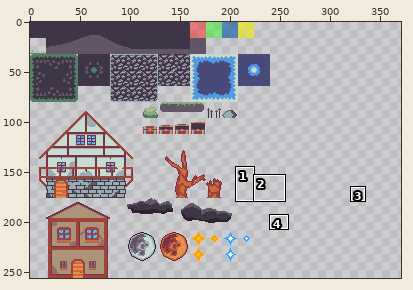
Sprite sheet -- Assets/Maps/tileset.png. Above, an overview of the earlier version with the close-up marked.
Close-up. The starting point:
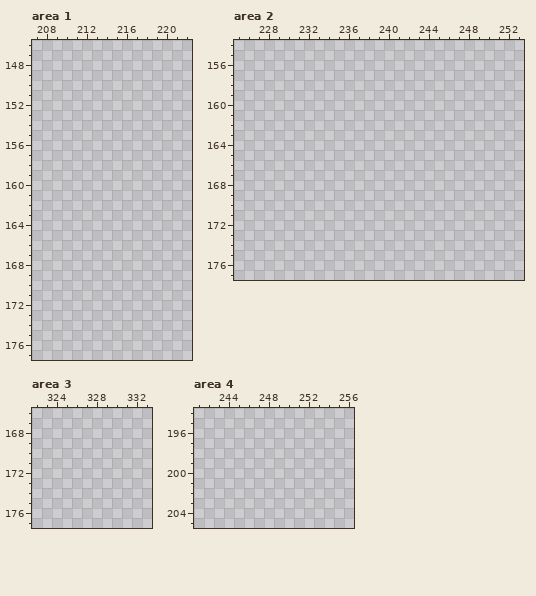
The file is 448x256 pixels. Pixels under 10% opacity are left out. Colours within 5 levels of each other are drawn and written as one. Shown: area 1: x 207..222, y 146..177; area 2: x 225..253, y 154..177; area 3: x 322..333, y 166..177; area 4: x 241..256, y 194..205. The wide view leaves out empty margins. The commit also changed other parts of the picture, which this record leaves out.
New version:
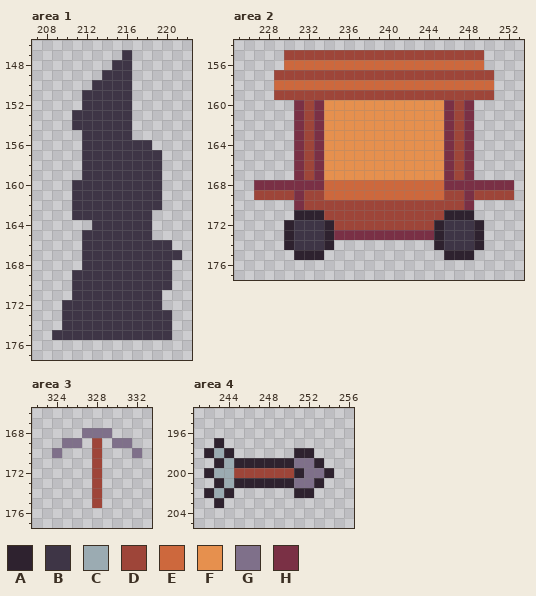
Palette (. is transparent): A #2e222f  B #3e3546  C #9babb2  D #9e4539  E #cd683d  F #e6904e  G #7f708a  H #7a3045
Difference:
Area 1:
The author put colour B in row 147 at x 216; in row 148 at x 215 to 216; in row 149 at x 214 to 216; in row 150 at x 213 to 216; in rows 151 to 152 at x 212 to 216; in rows 153 to 154 at x 211 to 216.
The author put colour B in row 155 at x 212 to 216; in row 156 at x 212 to 218; in rows 157 to 159 at x 212 to 219; in rows 160 to 162 at x 211 to 219; in row 163 at x 211 to 218; in row 164 at x 213 to 218.
The author put colour B in row 165 at x 212 to 218; in row 166 at x 212 to 220; in row 167 at x 212 to 221; in row 168 at x 212 to 220; in rows 169 to 170 at x 211 to 220; in row 171 at x 211 to 219.
The author put colour B in row 172 at x 210 to 219; in rows 173 to 174 at x 210 to 220; in row 175 at x 209 to 220.
Area 2:
The author put colour A in row 171 at x 231 to 233 and 246 to 248; in rows 172 to 174 at x 230, 234, 245 and 249; in row 175 at x 231 to 233 and 246 to 248.
The author put colour B in rows 172 to 174 at x 231 to 233 and 246 to 248.
The author put colour D in row 155 at x 230 to 249; in row 157 at x 229 to 250; in row 159 at x 229 to 250; in rows 160 to 167 at x 232 and 247; in row 169 at x 227 to 230, 232 to 233, 246 to 247 and 249 to 252; in row 170 at x 232 to 247.
The author put colour D in row 171 at x 234 to 245; in row 172 at x 235 to 244.
The author put colour E in row 156 at x 230 to 249; in row 158 at x 229 to 250; in rows 168 to 169 at x 234 to 245.
The author put colour F in rows 160 to 167 at x 234 to 245.
The author put colour H in rows 160 to 167 at x 231, 233, 246 and 248; in row 168 at x 227 to 233 and 246 to 252; in rows 169 to 170 at x 231 and 248; in row 173 at x 235 to 244.
Area 3:
The author put colour D in rows 169 to 175 at x 328.
The author put colour G in row 168 at x 327 to 329; in row 169 at x 325 to 326 and 330 to 331; in row 170 at x 324 and 332.
Area 4:
The author put colour A in row 197 at x 243; in row 198 at x 242, 244 and 251 to 252; in row 199 at x 243, 245 to 250 and 253; in row 200 at x 242, 251 and 254; in row 201 at x 243, 245 to 250 and 253; in row 202 at x 242, 244 and 251 to 252.
The author put colour A in row 203 at x 243.
The author put colour C in row 198 at x 243; in row 199 at x 244; in row 200 at x 243 to 244; in row 201 at x 244; in row 202 at x 243.
The author put colour D in row 200 at x 245 to 250.
The author put colour G in row 199 at x 251 to 252; in row 200 at x 252 to 253; in row 201 at x 251 to 252.
Pixel boxes of the changes (left, top, right, bottom) in both close-ups:
added: (52, 50, 182, 340)
added: (254, 50, 514, 260)
added: (52, 428, 142, 508)
added: (204, 438, 334, 508)
